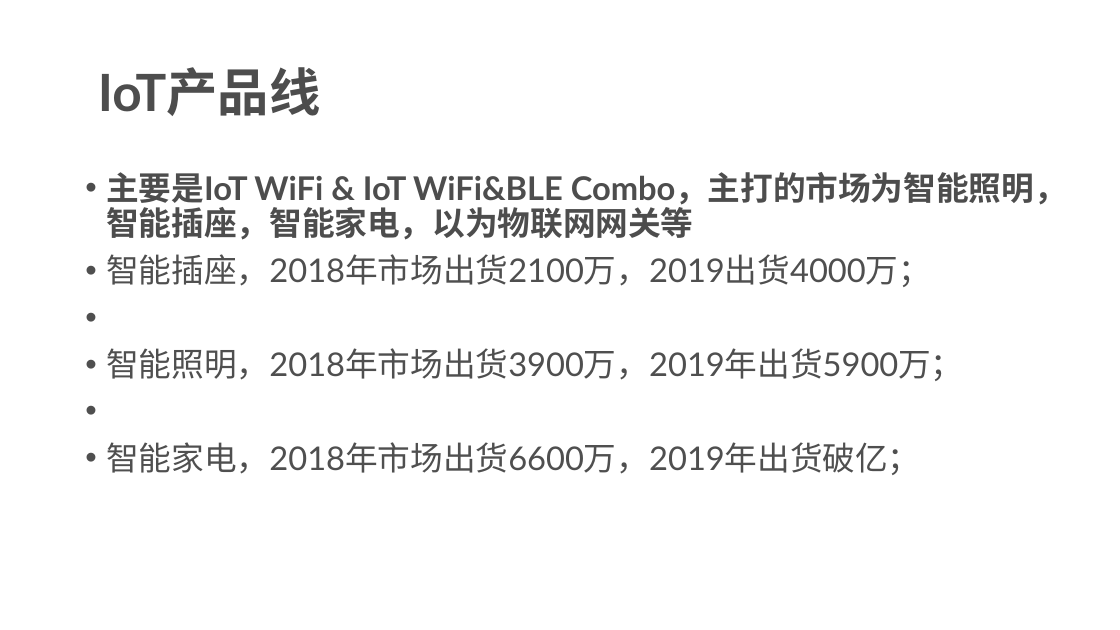
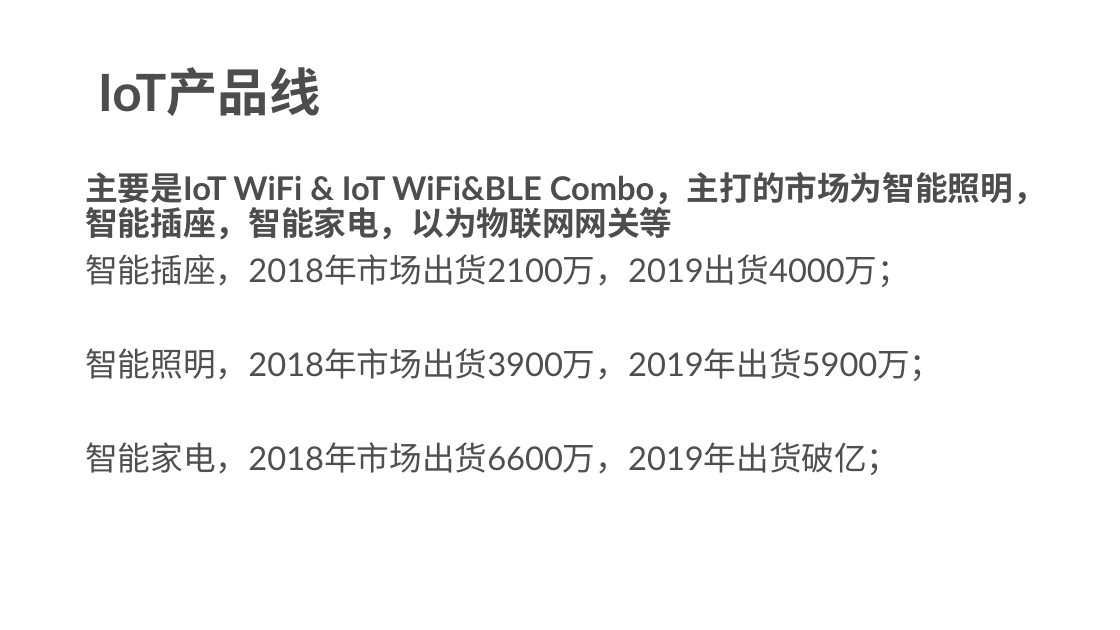
Before and after one commit to rosabai666/soundec, a slide deck: slide 14 of 2023/02产品/SNC8x/01)竞品分析/00)竞品芯片分析/品牌产品路线分析/Realtek/Realtek产品线分析2.pptx (slide 13 before the commit). Drawn at 1120x630 pixels with LibreOffice and Linux fonts; fonts in the diff are those of the drawing. Boxes give left, top, right and bottom in pixels: in the first picture for what was removed or moved away, otherwise in the second. Text is boxed around its words. In the diff, an @@ line names an element or a change of style, - is before the commit and + after.

```diff
--- a/2023/02产品/SNC8x/01)竞品分析/00)竞品芯片分析/品牌产品路线分析/Realtek/Realtek产品线分析2.pptx
+++ b/2023/02产品/SNC8x/01)竞品分析/00)竞品芯片分析/品牌产品路线分析/Realtek/Realtek产品线分析2.pptx
@@ text "主要是IoT WiFi & IoT WiFi&BLE ..." at box(85, 172, 1046, 475): bullet • to none @@
```
Also in this commit, not shown: 8 other slides changed, 1 slide added, 11 slides removed, 9 other files.
